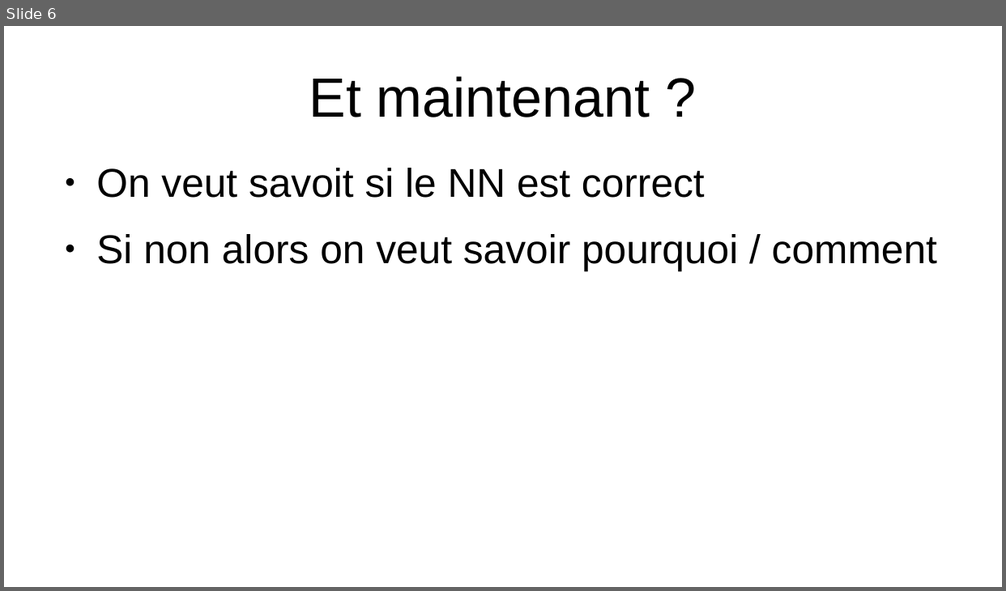
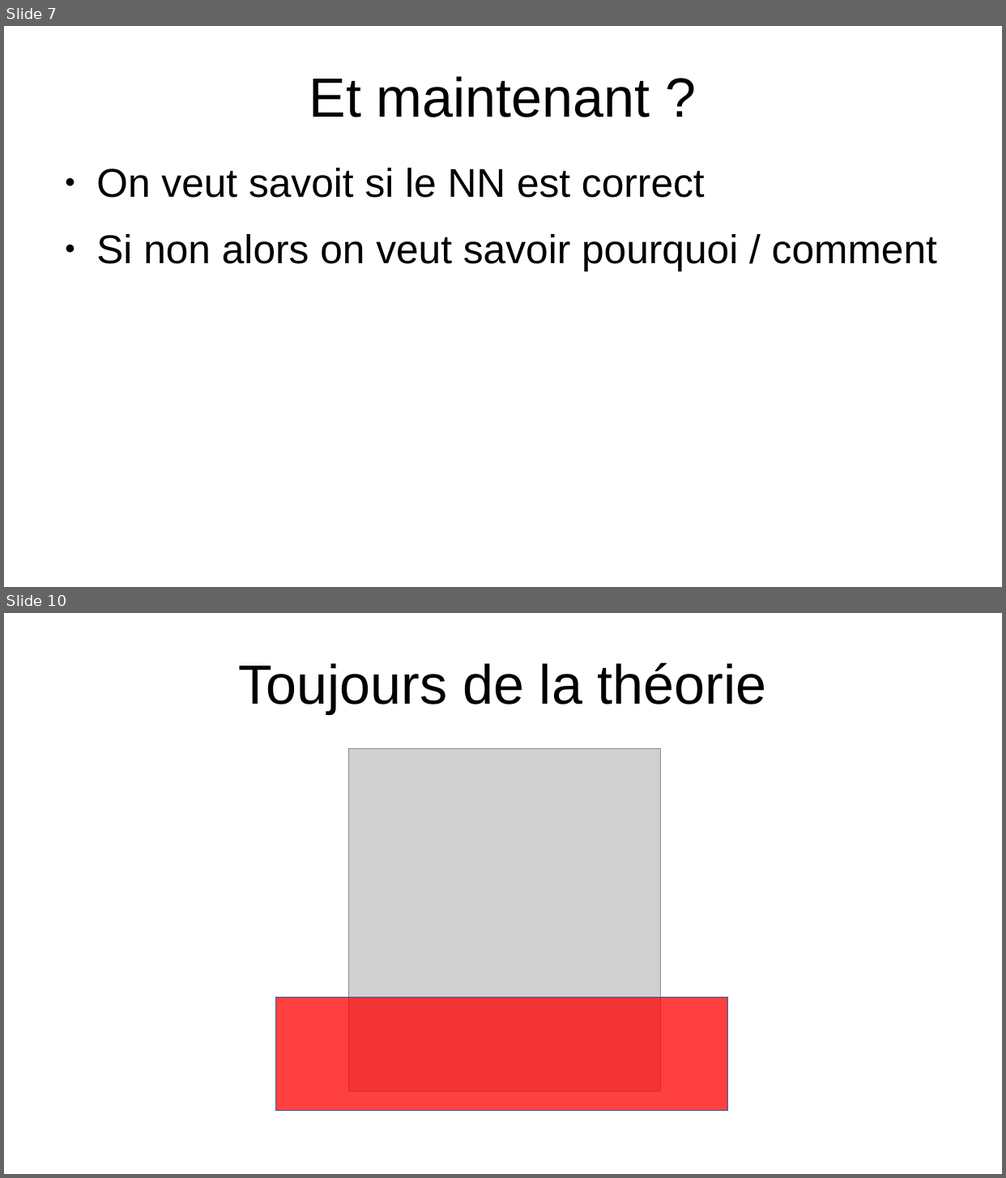
Before and after one commit to Romain-Brg/NN_scheduler_5G, a slide deck: cours_NN.odp. Shown one above the other, each under a label of ours: slide 6 before the commit, slides 7 and 10 after it; the slides between them are not shown. The pictures are 1006x591 and 1006x1178 pixels, drawn with LibreOffice and Linux fonts; fonts in the diff are those of the drawing; grey boxes stand for pictures. Boxes give left, top, right and bottom in pixels: in the first picture for what was removed or moved away, otherwise in the second. Text is boxed around its words. In the diff, an @@ line names an element or a change of style, - is before the commit and + after.

```diff
--- a/cours_NN.odp
+++ b/cours_NN.odp
@@ slide 10 added at (4, 613, 1002, 1174), background #FFFFFF @@
@@ title added at (238, 662, 767, 714), 44 pt, text #000000 @@
+Toujours de la théorie
@@ picture added at (349, 749, 661, 1092) @@
@@ rectangle added at (275, 998, 728, 1111), fill #FF0000 at 75% opacity, outline #3465A4 0 pt @@
@@ what was slide 6 is now slide 7 @@
```
Also in this commit, not shown: 4 slides changed, 8 other slides added, 1 slide removed, 10 other files.
